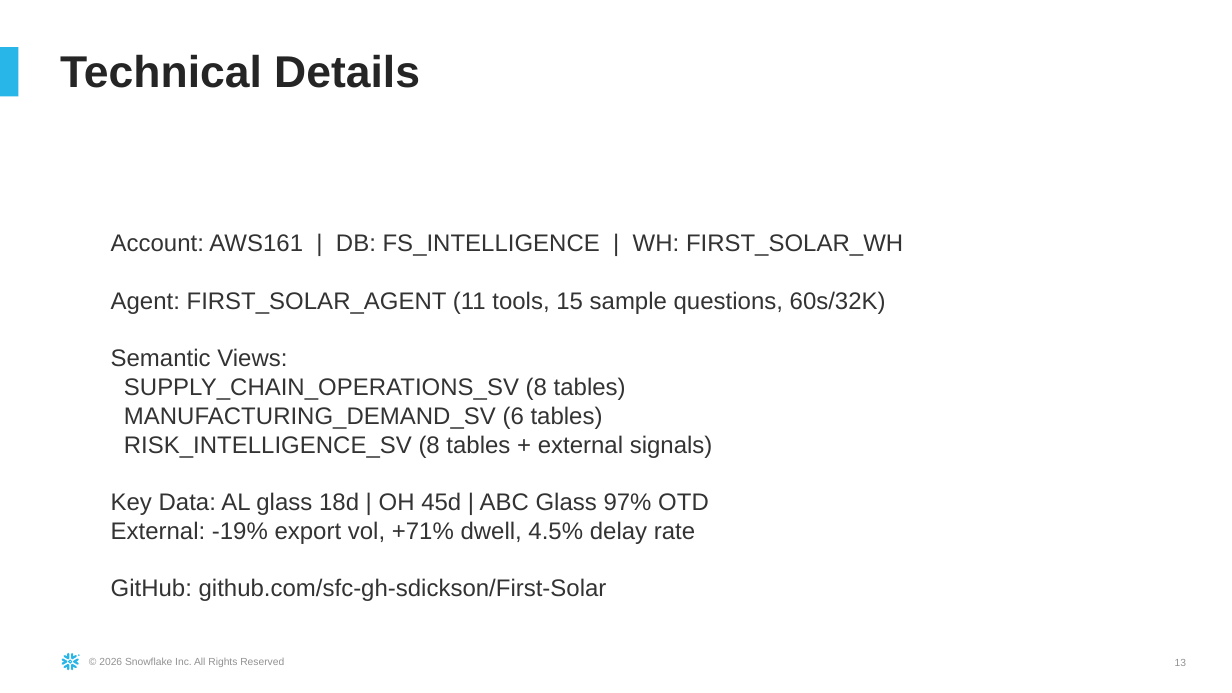
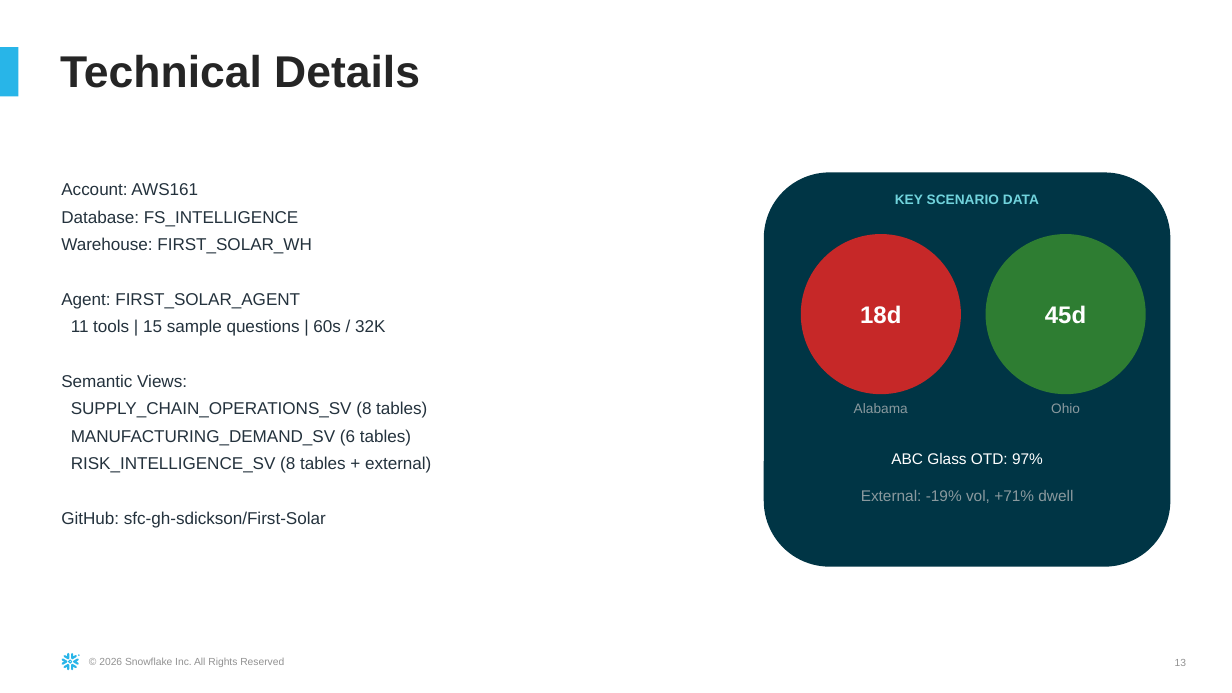
Before and after one commit to sfc-gh-sdickson/First-Solar, a slide deck: slide 13 of docs/First_Solar_Demo_Narrative.pptx. Drawn at 1232x693 pixels with LibreOffice and Linux fonts; fonts in the diff are those of the drawing. Boxes give left, top, right and bottom in pixels: in the first picture for what was removed or moved away, otherwise in the second. Text is boxed around its words. In the diff, an @@ line names an element or a change of style, - is before the commit and + after.

Commit message:
Fix PPTX: correct 10x5.62 dimensions, add graphic elements
Fixes text overflow (slide is 10"x5.62", not 13.3"x7.5"). Adds visual
elements: colored metric cards, numbered action circles, chevron flow
arrows, gauge-style inventory indicator, data visualization boxes.
Uses exact placeholder positions from template inspection.

.... Generated with [Cortex Code](https://docs.snowflake.com/en/user-guide/cortex-code/cortex-code)

```diff
--- a/docs/First_Solar_Demo_Narrative.pptx
+++ b/docs/First_Solar_Demo_Narrative.pptx
@@ rounded rectangle added at <box>764,172,1170,567</box>, fill #003545 @@
@@ text at <box>61,183,431,528</box>: text changed; size 14 to 10 pt; text colour #333333 to #24323D @@
-Account: AWS161 | DB: FS_INTELLIGENCE | WH: FIRST_SOLAR_WH
-Agent: FIRST_SOLAR_AGENT (11 tools, 15 sample questions, 60s/32K)
-Semantic Views:
-SUPPLY_CHAIN_OPERATIONS_SV (8 tables)
-MANUFACTURING_DEMAND_SV (6 tables)
-RISK_INTELLIGENCE_SV (8 tables + external signals)
-Key Data: AL glass 18d | OH 45d | ABC Glass 97% OTD
-External: -19% export vol, +71% dwell, 4.5% delay rate
-GitHub: github.com/sfc-gh-sdickson/First-Solar
+Account: AWS161
+Database: FS_INTELLIGENCE
+Warehouse: FIRST_SOLAR_WH
+Agent: FIRST_SOLAR_AGENT
+11 tools | 15 sample questions | 60s / 32K
+Semantic Views:
+SUPPLY_CHAIN_OPERATIONS_SV (8 tables)
+MANUFACTURING_DEMAND_SV (6 tables)
+RISK_INTELLIGENCE_SV (8 tables + external)
+GitHub: sfc-gh-sdickson/First-Solar
@@ text added at <box>895,194,1039,204</box>, 8 pt, text #71D3DC, bold @@
+KEY SCENARIO DATA
@@ ellipse added at <box>801,234,961,394</box>, fill #C62828, 14 pt, text #FFFFFF, bold @@
+18d
@@ ellipse added at <box>986,234,1146,394</box>, fill #2E7D32, 14 pt, text #FFFFFF, bold @@
+45d
@@ text added at <box>854,403,908,413</box>, 8 pt, text #8A999E @@
+Alabama
@@ text added at <box>1051,403,1080,413</box>, 8 pt, text #8A999E @@
+Ohio
@@ text added at <box>891,453,1043,464</box>, 9 pt, text #FFFFFF @@
+ABC Glass OTD: 97%
@@ text added at <box>861,490,1073,503</box>, 9 pt, text #8A999E @@
+External: -19% vol, +71% dwell
```
Also in this commit, not shown: 11 other slides changed.
